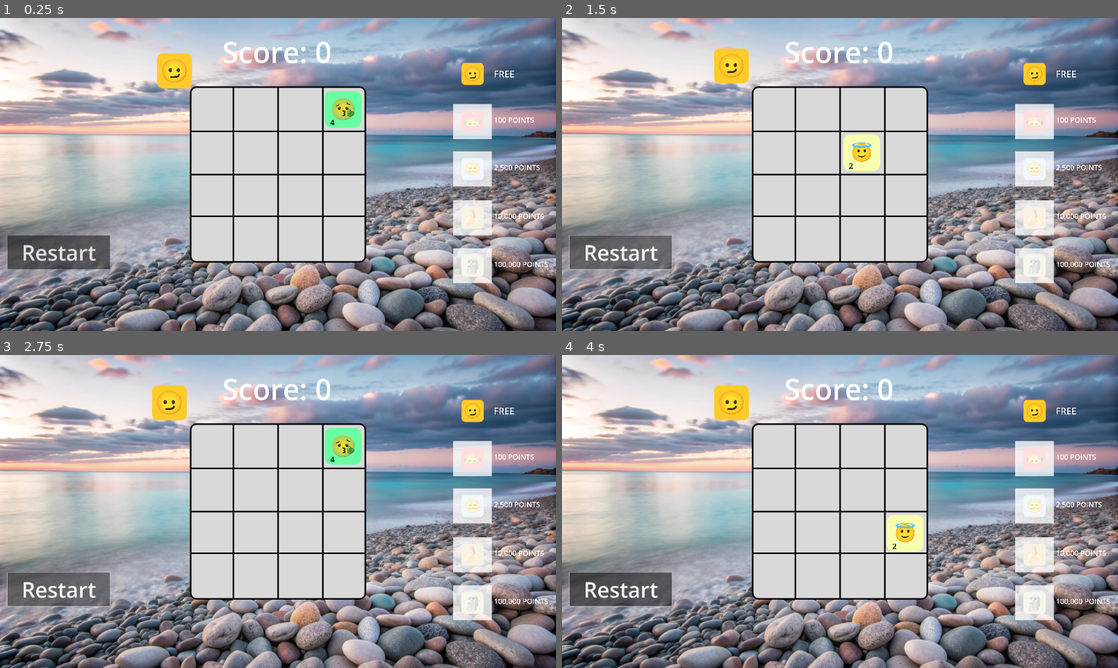
Above: before the commit, frames 1-4 (two rows, left to right).
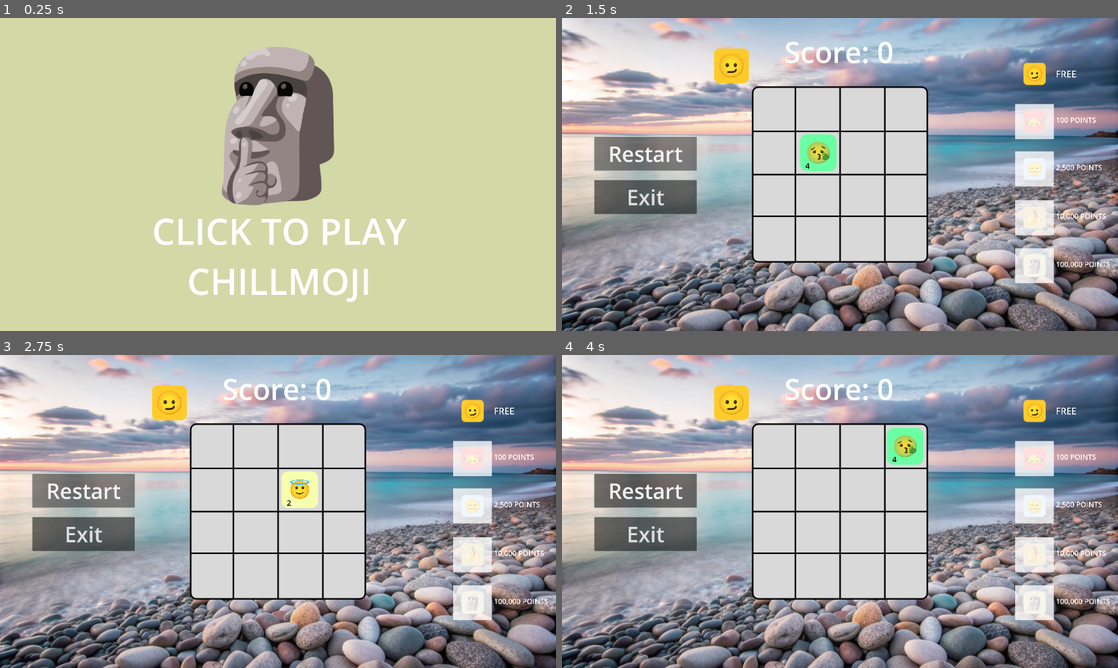
Above: after the commit, the same moments.

Repository: aeriab/gift-jam-2025
Game: Godot game, scene res://scenes/click_to_start_scene.tscn
The game is run twice, just before and just after one commit, with the same random seed, the same clock (stepped at 60 frames per second) and the same inputs. Before the commit the project starts from res://scenes/chill_game.tscn. Sound files missing from this copy of the repository are replaced by a short silence.
Inputs (mouse positions are in pixels of both pictures, inside the frame that each line leads up to):
- Up to frame 1 (0.25 s): no input
- Up to frame 2 (1.5 s): click (623, 252) at 0.5 s, where only the run before the commit has a clickable "Restart"; click "Restart" at 1.25 s
- Up to frame 3 (2.75 s): click "Restart" at 2 s
- Up to frame 4 (4 s): click "Restart" at 2.75 s; click (1034, 458) at 3.5 s

The runs differ from the first frame. In frame 1, 99% of the frame differs, in the area x 0-100%, y 0-100%; in frame 2, 7.5%; in frame 3, 7.5%; in frame 4, 7.5%.

Commit message:
chill game stuff added for final export

Diff:
--- a/globals/globals.gd
+++ b/globals/globals.gd
@@ -6,8 +6,6 @@
 func increase_points(amt):
 	points += amt
 	points_changed.emit()
-
-
 
 var matrix=[[0,0,0,0,0,0],[0,0,0,0,0,0],[0,0,0,0,0,0],[0,0,0,0,0,0],[0,0,0,0,0,0],[0,0,0,0,0,0]]
 var player_pos=Vector2(-337.5,-337.5)
@@ -22,6 +20,17 @@
 var y_of_interest: int
 var direction_of_interest: Vector2
 
+var tilesBroughtBack: bool = false
+var isInGame: bool = false
+var has_started_before: bool = false
+var _game_scene: PackedScene = PackedScene.new()
+
+func set_game_scene(scene: Node):
+	return _game_scene.pack(scene)
+
+func get_game_scene() -> PackedScene:
+	return _game_scene
+
 func tell_box_to_move(box_row,box_col,direction):
 	emit_signal("my_global_signal", box_row,box_col,direction)
 	x_of_interest = box_row
--- a/project.godot
+++ b/project.godot
@@ -11,7 +11,7 @@
 [application]
 
 config/name="Gift Jam 2025"
-run/main_scene="res://scenes/chill_game.tscn"
+run/main_scene="res://scenes/click_to_start_scene.tscn"
 config/features=PackedStringArray("4.3", "Forward Plus")
 config/icon="res://icon.svg"
 <<<<<<<HEADrun/main_scene="res://scenes/test_scene.tscn"
--- a/scenes/chill_game.tscn
+++ b/scenes/chill_game.tscn
@@ -2,7 +2,6 @@
 
 [ext_resource type="AudioStream" uid="uid://bvvwgmc3apq8b" path="res://assets/lovely_music_cropped.mp3" id="1_0jl1m"]
 [ext_resource type="Texture2D" uid="uid://cxv0dyocoj732" path="res://assets/GreyGridBackground.png" id="1_e0b1p"]
-[ext_resource type="Script" path="res://scripts/chill_game.gd" id="1_i3280"]
 [ext_resource type="Texture2D" uid="uid://bnxo13j4egs0s" path="res://assets/smooth-stones-beach-sunset.jpg" id="1_mueea"]
 [ext_resource type="Script" path="res://scripts/tile_spawner.gd" id="2_bqqsl"]
 [ext_resource type="Script" path="res://scripts/music_replay.gd" id="2_sbme5"]
@@ -13,11 +12,11 @@
 [ext_resource type="AudioStream" uid="uid://d052cemyw24rw" path="res://assets/success_cropped.mp3" id="8_4a6n3"]
 [ext_resource type="Texture2D" uid="uid://doe6u1w1iop38" path="res://assets/emoji_tiles/gift-jam-player2.png" id="10_s3biq"]
 [ext_resource type="Texture2D" uid="uid://cgo10qxx5ujbo" path="res://assets/emoji_tiles/gift-jam-player3.png" id="11_fsscp"]
+[ext_resource type="Script" path="res://scripts/exit_button.gd" id="12_2lbms"]
 [ext_resource type="Texture2D" uid="uid://8vprcdtwpsb" path="res://assets/emoji_tiles/gift-jam-player4.png" id="12_ywo3l"]
 [ext_resource type="Texture2D" uid="uid://byp4sf7f6q4jm" path="res://assets/emoji_tiles/gift-jam-player5.png" id="13_1d0fo"]
 
 [node name="chillGame" type="Node2D"]
-script = ExtResource("1_i3280")
 
 [node name="AudioStreamPlayer" type="AudioStreamPlayer" parent="."]
 stream = ExtResource("1_0jl1m")
@@ -127,13 +126,24 @@
 [node name="RestartButton" type="Button" parent="."]
 process_mode = 3
 z_index = 5
-offset_left = -1400.0
-offset_top = 316.0
-offset_right = -870.0
-offset_bottom = 491.0
+offset_left = -1272.0
+offset_top = -195.0
+offset_right = -742.0
+offset_bottom = -20.0
 theme_override_font_sizes/font_size = 110
 text = "Restart"
 script = ExtResource("5_nocda")
+
+[node name="ExitButton" type="Button" parent="."]
+process_mode = 3
+z_index = 5
+offset_left = -1272.0
+offset_top = 29.0
+offset_right = -742.0
+offset_bottom = 204.0
+theme_override_font_sizes/font_size = 110
+text = "Exit"
+script = ExtResource("12_2lbms")
 
 [node name="TextureButton" type="TextureButton" parent="."]
 offset_left = 929.0
@@ -256,31 +266,9 @@
 theme_override_font_sizes/font_size = 475
 text = "FREE"
 
-[node name="ColorRect" type="ColorRect" parent="."]
-z_index = 6
-offset_left = -1986.0
-offset_top = -1164.0
-offset_right = 2358.0
-offset_bottom = 1546.0
-color = Color(0.827451, 0.847059, 0.654902, 1)
-
-[node name="Gift-jam-player5" type="Sprite2D" parent="."]
-z_index = 7
-position = Vector2(0, -88.1956)
-scale = Vector2(1.6939, 1.6939)
-texture = ExtResource("13_1d0fo")
-
-[node name="ClickToPlay" type="Label" parent="."]
-z_index = 7
-offset_left = -696.0
-offset_top = 354.804
-offset_right = 711.0
-offset_bottom = 627.804
-theme_override_font_sizes/font_size = 200
-text = "CLICK TO PLAY"
-
 [connection signal="finished" from="AudioStreamPlayer" to="AudioStreamPlayer" method="_on_finished"]
 [connection signal="pressed" from="RestartButton" to="RestartButton" method="_on_pressed"]
+[connection signal="pressed" from="ExitButton" to="ExitButton" method="_on_pressed"]
 [connection signal="pressed" from="TextureButton" to="Player" method="_on_texture_button_pressed"]
 [connection signal="pressed" from="TextureButton2" to="Player" method="_on_texture_button_2_pressed"]
 [connection signal="pressed" from="TextureButton3" to="Player" method="_on_texture_button_3_pressed"]
--- /dev/null
+++ b/scenes/click_to_start_scene.tscn
@@ -0,0 +1,56 @@
+[gd_scene load_steps=6 format=3 uid="uid://ds81qerf8e4px"]
+
+[ext_resource type="Script" path="res://scripts/click_to_start_scene.gd" id="1_4gywd"]
+[ext_resource type="Texture2D" uid="uid://byp4sf7f6q4jm" path="res://assets/emoji_tiles/gift-jam-player5.png" id="2_scq5j"]
+
+[sub_resource type="Theme" id="Theme_i0jyy"]
+
+[sub_resource type="StyleBoxFlat" id="StyleBoxFlat_ptijf"]
+bg_color = Color(0.6, 0.6, 0.6, 0.254902)
+
+[sub_resource type="StyleBoxFlat" id="StyleBoxFlat_ols32"]
+bg_color = Color(0.6, 0.6, 0.6, 0)
+
+[node name="ClickToStartScene" type="Node2D"]
+script = ExtResource("1_4gywd")
+
+[node name="ColorRect" type="ColorRect" parent="."]
+z_index = 6
+offset_left = -1986.0
+offset_top = -1164.0
+offset_right = 2358.0
+offset_bottom = 1546.0
+color = Color(0.827451, 0.847059, 0.654902, 1)
+
+[node name="Gift-jam-player5" type="Sprite2D" parent="."]
+z_index = 7
+position = Vector2(0, -269.196)
+scale = Vector2(1.6939, 1.6939)
+texture = ExtResource("2_scq5j")
+
+[node name="ClickToPlay" type="Label" parent="."]
+z_index = 7
+offset_left = -696.0
+offset_top = 173.804
+offset_right = 711.0
+offset_bottom = 722.804
+theme_override_font_sizes/font_size = 200
+text = "CLICK TO PLAY
+CHILLMOJI"
+horizontal_alignment = 1
+
+[node name="Button" type="Button" parent="."]
+z_index = 7
+offset_left = -2386.0
+offset_top = -1359.0
+offset_right = 2674.0
+offset_bottom = 1819.0
+theme = SubResource("Theme_i0jyy")
+theme_override_styles/hover = SubResource("StyleBoxFlat_ptijf")
+theme_override_styles/normal = SubResource("StyleBoxFlat_ols32")
+text = " "
+
+[node name="Camera2D" type="Camera2D" parent="."]
+zoom = Vector2(0.375, 0.375)
+
+[connection signal="pressed" from="Button" to="." method="_on_button_pressed"]
--- a/scripts/chill_game.gd
+++ /dev/null
@@ -1,12 +0,0 @@
-extends Node2D
-
-@onready var color_rect = $ColorRect
-@onready var gift_jam_player_5 = $"Gift-jam-player5"
-@onready var click_to_play = $ClickToPlay
-
-
-# Called when the node enters the scene tree for the first time.
-func _ready():
-	color_rect.visible = false
-	gift_jam_player_5.visible = false
-	click_to_play.visible = false
--- a/scripts/chill_player.gd
+++ b/scripts/chill_player.gd
@@ -1,10 +1,10 @@
 extends Node2D
 
-var desired_pos = Vector2(-562.5,-562.5)
+@export var desired_pos = Vector2(-562.5,-562.5)
 
 const FOLLOW_SPEED = 8.0
 
-var normed_pos = Vector2(0,0)
+@export var normed_pos = Vector2(0,0)
 @onready var grey_grid = $"../GreyGrid"
 @onready var audio_stream_player = $AudioStreamPlayer
 @onready var audio_stream_player_2 = $AudioStreamPlayer2
@@ -26,25 +26,26 @@
 @onready var char_one_block_3 = $"../CharOneBlock3"
 @onready var char_one_block_4 = $"../CharOneBlock4"
 
-var char_one_free:bool = false
-var char_two_free:bool = false
-var char_three_free:bool = false
-var char_four_free:bool = false
+@export var char_one_free:bool = false
+@export var char_two_free:bool = false
+@export var char_three_free:bool = false
+@export var char_four_free:bool = false
 
 
 func _process(delta):
-	if Globals.points >= 100 and !char_one_free:
-		char_one_block.queue_free()
-		char_one_free = true
-	if Globals.points >= 2500 and !char_two_free:
-		char_one_block_2.queue_free()
-		char_two_free = true
-	if Globals.points >= 10000 and !char_three_free:
-		char_one_block_3.queue_free()
-		char_three_free = true
-	if Globals.points >= 100000 and !char_four_free:
-		char_one_block_4.queue_free()
-		char_four_free = true
+	if Globals.isInGame:
+		if Globals.points >= 100 and !char_one_free:
+			char_one_block.queue_free()
+			char_one_free = true
+		if Globals.points >= 2500 and !char_two_free:
+			char_one_block_2.queue_free()
+			char_two_free = true
+		if Globals.points >= 10000 and !char_three_free:
+			char_one_block_3.queue_free()
+			char_three_free = true
+		if Globals.points >= 100000 and !char_four_free:
+			char_one_block_4.queue_free()
+			char_four_free = true
 
 
 
--- /dev/null
+++ b/scripts/click_to_start_scene.gd
@@ -0,0 +1,10 @@
+extends Node2D
+
+func _on_button_pressed():
+	if !Globals.has_started_before:
+		Globals.isInGame = true
+		Globals.has_started_before = true
+		get_tree().change_scene_to_file("res://scenes/chill_game.tscn")
+	else:
+		Globals.isInGame = true
+		get_tree().change_scene_to_packed(Globals.get_game_scene())
--- /dev/null
+++ b/scripts/exit_button.gd
@@ -0,0 +1,11 @@
+extends Button
+
+@onready var player = $"../Player"
+@onready var grey_grid = $"../GreyGrid"
+@onready var dead_popup = $"../deadPopup"
+
+func _on_pressed():
+	Globals.tilesBroughtBack = false
+	Globals.isInGame = false
+	Globals.set_game_scene(get_tree().current_scene)
+	get_tree().change_scene_to_file("res://scenes/click_to_start_scene.tscn")
--- a/scripts/restart_button.gd
+++ b/scripts/restart_button.gd
@@ -11,4 +11,3 @@
 	get_tree().paused = false
 	player.restart()
 	grey_grid.restart()
-	print("made here")
--- a/scripts/tile_spawner.gd
+++ b/scripts/tile_spawner.gd
@@ -1,9 +1,9 @@
 extends Sprite2D
 
-var tile_array = []
+@export var tile_array = []
 @onready var score = $"../Score"
 
-var tile_1 = preload("res://scenes/tile_1.tscn")
+@export var tile_1 = preload("res://scenes/tile_1.tscn")
 @onready var audio_stream_player = $"../combineSound/AudioStreamPlayer"
 
 # Called when the node enters the scene tree for the first time.
@@ -51,16 +51,27 @@
 		spawn_tile(randi_range(1,2), rand_open_tile)
 
 func spawn_tile(size, pos):
-	var tile = tile_1.instantiate()
-	tile.size = size
-	tile.x = pos.x - 1
-	tile.y = pos.y - 1
-	add_child(tile)
-	Globals.matrix[pos.y][pos.x] = size
+	if size > 0:
+		var tile = tile_1.instantiate()
+		tile.size = size
+		tile.x = pos.x - 1
+		tile.y = pos.y - 1
+		add_child(tile)
+		Globals.matrix[pos.y][pos.x] = size
 
 
 # Called every frame. 'delta' is the elapsed time since the previous frame.
 func _process(delta):
+
+	if !Globals.tilesBroughtBack:
+		Globals.tilesBroughtBack = true
+		for y in range(Globals.matrix.size()):
+			var row = Globals.matrix[y]
+			if row is Array: # Check if the row is actually an array
+				for x in range(row.size()):
+					spawn_tile(Globals.matrix[y][x], Vector2(x,y))
+
+
 	if Globals.move_cycle >= 8:
 		Globals.move_cycle = 0
 		generate_tile()
@@ -69,14 +80,14 @@
 		##print(" ")
 		##print(" ")
 		##print(" ")
-		print(" ")
-		print(Globals.matrix[0])
-		print(Globals.matrix[1])
-		print(Globals.matrix[2])
-		print(Globals.matrix[3])
-		print(Globals.matrix[4])
-		print(Globals.matrix[5])
-		print(" ")
+		#print(" ")
+		#print(Globals.matrix[0])
+		#print(Globals.matrix[1])
+		#print(Globals.matrix[2])
+		#print(Globals.matrix[3])
+		#print(Globals.matrix[4])
+		#print(Globals.matrix[5])
+		#print(" ")
 
 func play_sound(size):
 	audio_stream_player.pitch_scale = 5.0 / float(size - 1.0)
